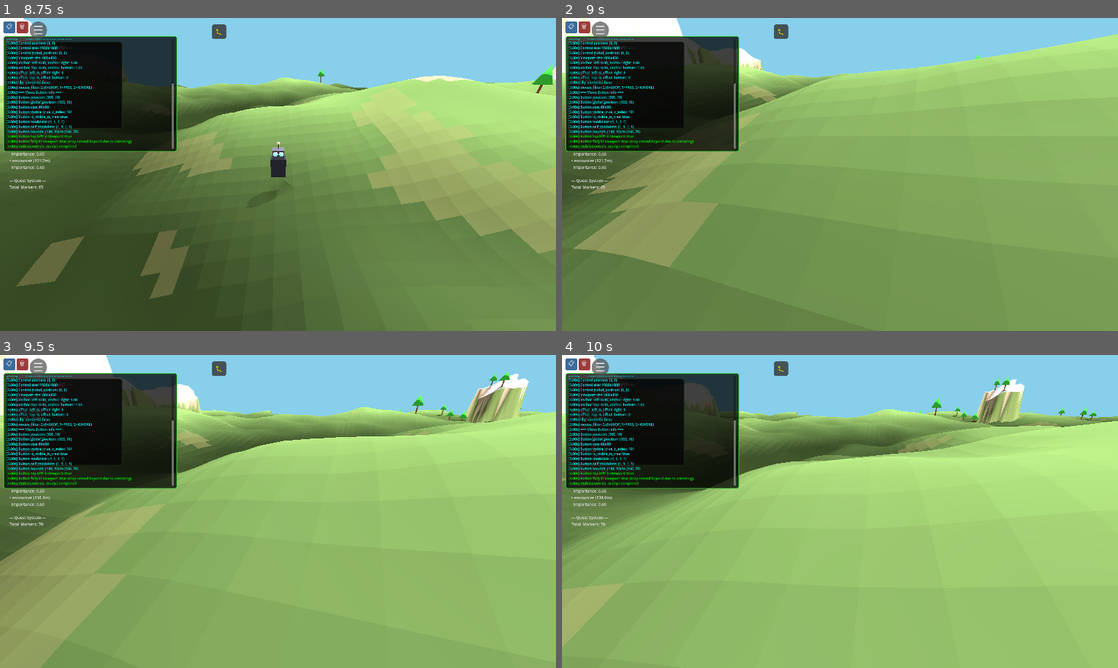
Above: before the commit, frames 1-4 (two rows, left to right).
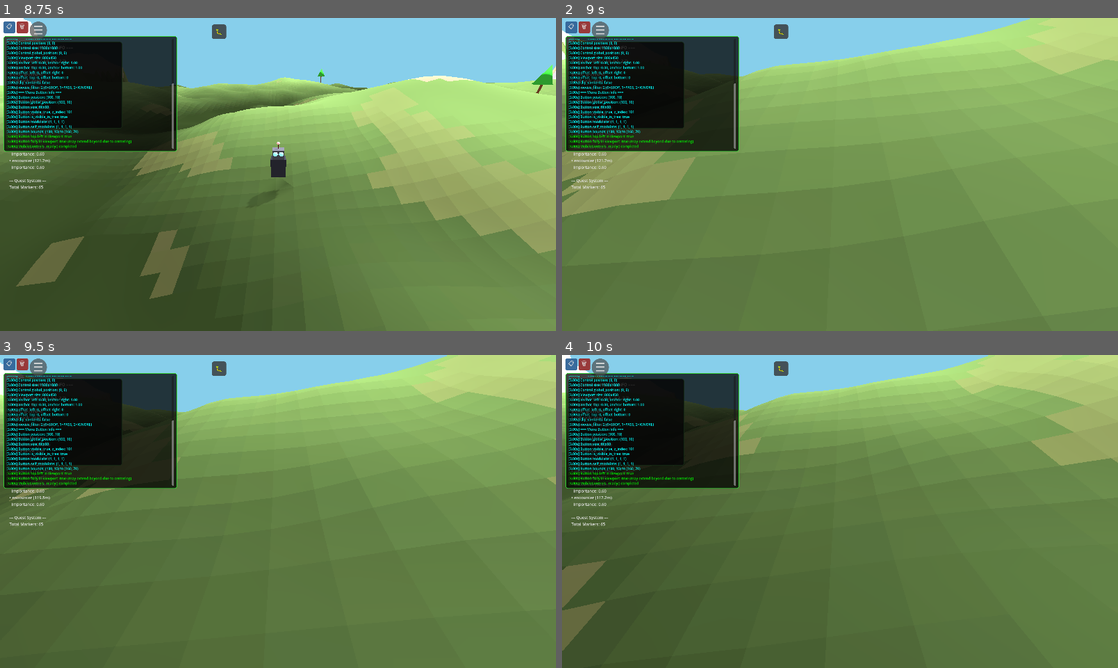
Above: after the commit, the same moments.

Repository: felix-dieterle/YouGame_godot4_public
Game: Godot game, scene res://scenes/main.tscn
Same seed, same stepped clock (60 frames per second), same inputs: the game is played once before the commit and once after it.
Inputs (mouse positions are in pixels of both pictures, inside the frame that each line leads up to):
- Up to frame 1 (8.75 s): click "📋" at 0.5 s; click "🗑" at 1.25 s; click "☰" at 2 s; click "👁 Toggle First Person View" at 2.75 s; click "🐛" at 3.5 s; tap Enter at 4.25 s; move the mouse to (400, 158) at 4.27 s; hold Right (ui_right) 4.28-5 s; hold V (toggle_camera_view) 4.28-5 s; click (400, 158) at 4.42 s; drag from (166, 190) to (250, 237) at 5.02 s; move the mouse to (333, 105) at 5.77 s; hold Right (ui_right) 5.78-6.5 s; hold V (toggle_camera_view) 5.78-6.5 s; drag from (250, 237) to (111, 127) at 6.52 s; move the mouse to (444, 221) at 7.27 s; hold Left (ui_left) 7.28-8 s; hold V (toggle_camera_view) 7.28-8 s; drag from (111, 127) to (194, 96) at 8.02 s
- Up to frame 2 (9 s): move the mouse to (867, 174) at 8.77 s; hold Down (ui_down) from 8.78 s (still down); hold V (toggle_camera_view) from 8.78 s (still down); click (867, 174) at 8.92 s
- Up to frame 3 (9.5 s): keep holding Down (ui_down); keep holding V (toggle_camera_view)
- Up to frame 4 (10 s): release Down (ui_down) at 9.5 s; release V (toggle_camera_view) at 9.5 s; drag from (756, 433) to (728, 527) at 9.52 s

Frame 1 is identical in both runs. In frame 2, 18% of the frame differs, in the area x 0-100%, y 0-100%; in frame 3, 79%; in frame 4, 79%.

Commit message:
Fix joystick direction - remove incorrect input negation
Co-authored-by: felix-dieterle <1490062+felix-dieterle@users.noreply.github.com>

Diff:
--- a/scripts/player.gd
+++ b/scripts/player.gd
@@ -84,14 +84,14 @@
     if input_dir.length() > 0.01:
         if is_first_person:
             # First-person: Transform input by player's rotation
-            # Forward (input_dir.y) should move in the direction player is facing
-            # Negate input_dir.y because "up" input is negative, but we want negative Z (forward)
-            var input_3d = Vector3(input_dir.x, 0, -input_dir.y).normalized()
+            # Forward (input_dir.y < 0) creates negative Z movement (forward in world space)
+            # The input vector is then rotated to match player's facing direction
+            var input_3d = Vector3(input_dir.x, 0, input_dir.y).normalized()
             direction = input_3d.rotated(Vector3.UP, rotation.y)
         else:
             # Third-person: World-relative movement (original behavior)
-            # Negate input_dir.y to match forward direction (negative Z is forward)
-            direction = Vector3(input_dir.x, 0, -input_dir.y).normalized()
+            # Up input (input_dir.y < 0) creates negative Z movement (forward)
+            direction = Vector3(input_dir.x, 0, input_dir.y).normalized()
 
     if direction:
         # Check slope along intended movement path
